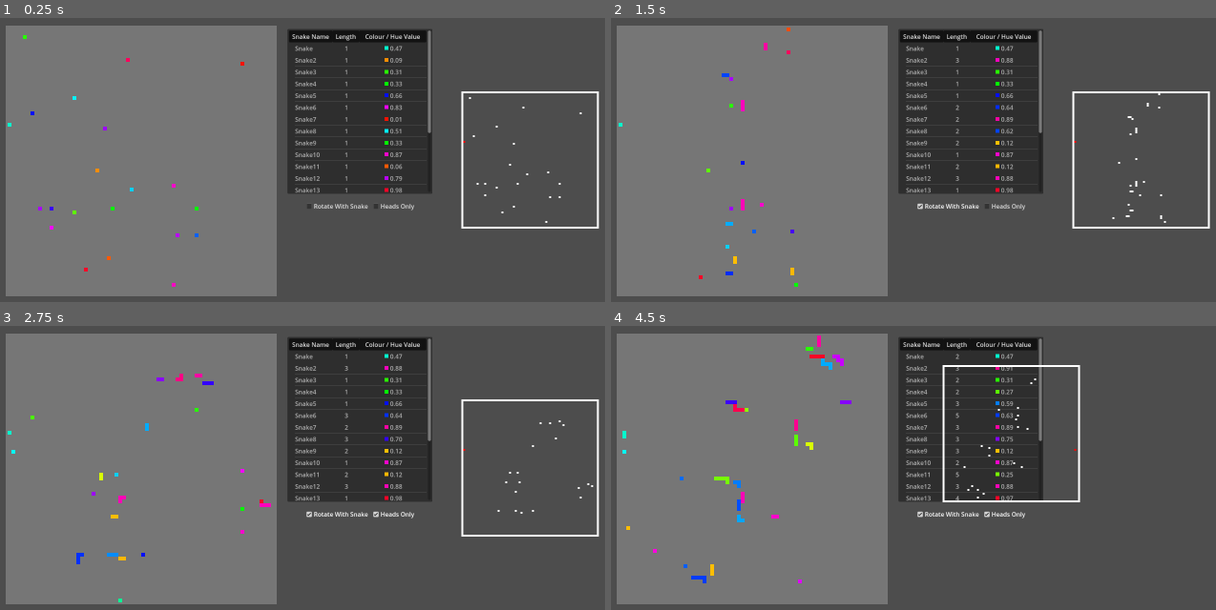
Above: before the commit, frames 1-4 (two rows, left to right).
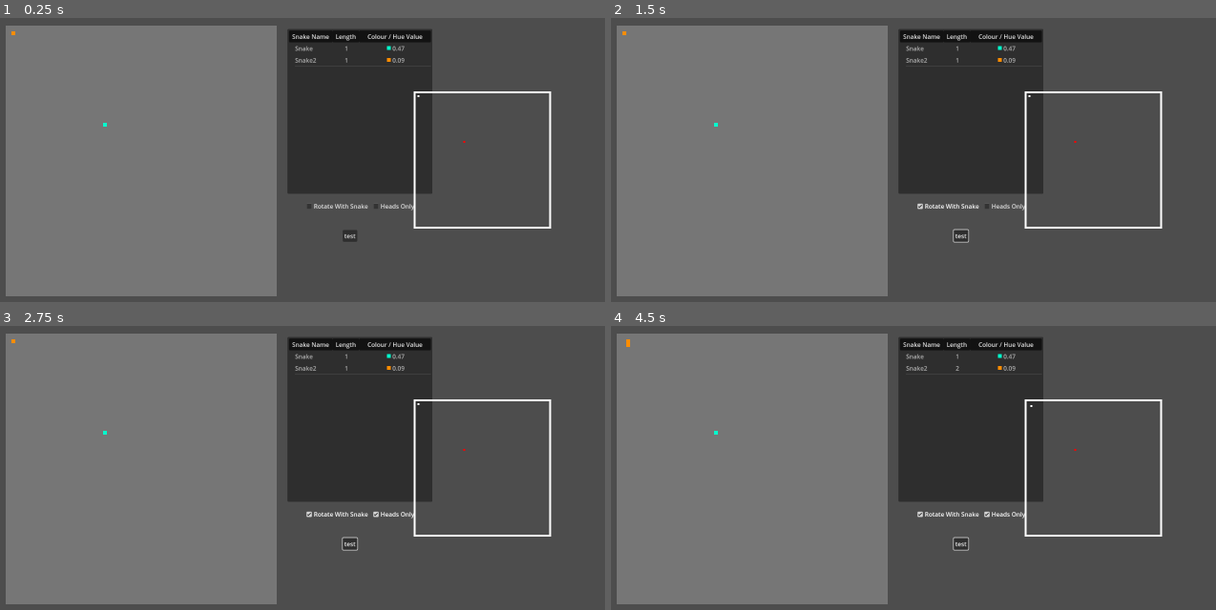
Above: after the commit, the same moments.

Repository: kwdChan/Snake-World
Game: Godot game, scene res://main.tscn
The game is run twice, just before and just after one commit, with the same random seed, the same clock (stepped at 60 frames per second) and the same inputs.
Inputs (mouse positions are in pixels of both pictures, inside the frame that each line leads up to):
- Up to frame 1 (0.25 s): no input
- Up to frame 2 (1.5 s): click (961, 236) at 0.5 s, where only the run after the commit has a clickable "test"; click "Rotate With Snake" at 1.25 s
- Up to frame 3 (2.75 s): click "Heads Only" at 2 s
- Up to frame 4 (4.5 s): hold Right (ui_right) 2.78-3.53 s; hold Down (ui_down) 3.53-4.28 s; hold Right (ui_right) from 4.28 s (still down)

The runs differ from the first frame. In frame 1, 2.7% of the frame differs, in the area x 1-100%, y 4-95%; in frame 2, 2.8%; in frame 3, 2.9%; in frame 4, 3.6%, in the area x 1-92%, y 3-91%.

Commit message:
communication using websocket

Diff:
--- /dev/null
+++ b/TestButton.gd
@@ -0,0 +1,17 @@
+extends Button
+
+
+# Called when the node enters the scene tree for the first time.
+func _ready():
+	pass
+
+
+func _process(delta):
+	pass
+
+
+func _on_pressed():
+	print('pressed')
+	var ws_client = WSClient.new()
+	add_child(ws_client)
+	#print(ws_client)
--- a/env.gd
+++ b/env.gd
@@ -13,8 +13,8 @@
 const SNAKE_SCENE := preload("res://snake.tscn") as PackedScene
 
 const ECO_PARAMS = {
-	N_SNAKE = 20,
-	FOOD_INTERVAL = .1
+	N_SNAKE = 0,
+	FOOD_INTERVAL = 10
 }
 
 # action plans
@@ -23,12 +23,15 @@
 	UserInput = preload("res://snake_action_plan/user_input.gd"),
 	NoStupid = preload("res://snake_action_plan/no_stupid.gd"),
 	FindFood = preload("res://snake_action_plan/find_food.gd"),
+	RemoteControl = preload("res://snake_action_plan/remote_control.gd")
 }
 
 var all_snakes: Array[Types.Snake] = []
 var all_foods: Array[Types.Snake] = []
 
 @onready var world_boundry_grids: Array[Vector2i] = _cal_world_boundry_grids()
+@onready var ws_client := WSClient.new()
+
 
 
 func get_all_foods() -> Array[Types.Snake]:
@@ -45,9 +48,18 @@
 
 
 func _ready():
+
+	add_child(ws_client)
+
 	$SnakeSpawnTimer.set_wait_time(ECO_PARAMS.FOOD_INTERVAL)
 	$SnakeSpawnTimer.start()
-	new_snake(Vector2i(0,25)).use_action_plan(ACTION_PLANS.UserInput)
+
+	RemoteControl.use_for_snake(new_snake(Vector2i(25,25)), ws_client, self)
+
+	new_snake(Vector2i(1,1)).use_action_plan(ACTION_PLANS.UserInput)
+
+
+
 	for i in range(ECO_PARAMS.N_SNAKE-1):
 		new_snake()
 	draw_world_boundary()
--- a/env.tscn
+++ b/env.tscn
@@ -8,7 +8,7 @@
 
 [node name="WorldBoundary" type="Polygon2D" parent="."]
 color = Color(1, 1, 1, 0.231373)
-polygon = PackedVector2Array(0, 0, 510, 0, 510, 210, 0, 210)
+polygon = PackedVector2Array(0, 0, 710, 0, 710, 710, 0, 710)
 script = ExtResource("2_7nmy2")
 
 [node name="SnakeSpawnTimer" type="Timer" parent="."]
--- a/main.tscn
+++ b/main.tscn
@@ -1,9 +1,10 @@
-[gd_scene load_steps=5 format=3 uid="uid://cvdygx7njshus"]
+[gd_scene load_steps=6 format=3 uid="uid://cvdygx7njshus"]
 
 [ext_resource type="Script" path="res://main.gd" id="1_1l1ld"]
 [ext_resource type="PackedScene" uid="uid://g74wtsii2osk" path="res://env.tscn" id="1_w022d"]
 [ext_resource type="Script" path="res://SnakeTable.gd" id="2_4x04g"]
 [ext_resource type="Script" path="res://Vision.gd" id="2_7ybtq"]
+[ext_resource type="Script" path="res://TestButton.gd" id="5_frw82"]
 
 [node name="Main" type="Control"]
 layout_mode = 3
@@ -53,6 +54,16 @@
 focus_mode = 0
 text = "Heads Only"
 
+[node name="TestButton" type="Button" parent="."]
+layout_mode = 0
+offset_left = 903.0
+offset_top = 556.0
+offset_right = 941.0
+offset_bottom = 587.0
+text = "test"
+script = ExtResource("5_frw82")
+
 [connection signal="item_selected" from="SnakeTable" to="." method="_on_snake_table_item_selected"]
 [connection signal="toggled" from="Vision/VisionControl/VisionRotate" to="." method="_on_vision_rotate_toggled"]
 [connection signal="toggled" from="Vision/VisionControl/VisionShowFood" to="." method="_on_vision_show_food_toggled"]
+[connection signal="pressed" from="TestButton" to="TestButton" method="_on_pressed"]
--- /dev/null
+++ b/network/ws_client.gd
@@ -0,0 +1,38 @@
+class_name WSClient
+extends Node
+
+signal socket_closed
+signal message_received(receiver_id, tag, message)
+
+var received_messsages: Array[Dictionary] = []
+var socket = WebSocketPeer.new()
+var state
+var open := false
+
+func _ready():
+	socket.connect_to_url("ws://localhost:8001")
+
+
+func _process(delta):
+	socket.poll()
+
+	state = socket.get_ready_state()
+	if state == WebSocketPeer.STATE_OPEN:
+		open = true
+		while socket.get_available_packet_count():
+			var data = JSON.parse_string(socket.get_packet().get_string_from_utf8())
+			message_received.emit(data.receiver_id, data.tag, data.message, )
+
+	elif state == WebSocketPeer.STATE_CLOSING:
+		open=false
+		pass
+
+	elif state == WebSocketPeer.STATE_CLOSED:
+		open = false
+		socket_closed.emit()
+		set_process(false)
+
+func send(message, tag, receiver_id):
+
+	assert (state == WebSocketPeer.STATE_OPEN)
+	socket.send_text(JSON.stringify({tag=tag, message=message, receiver_id=receiver_id}))
--- a/snake.gd
+++ b/snake.gd
@@ -71,6 +71,12 @@
 	action_plan = PlanClass.new()
 	add_child(action_plan)
 	$SnakeActionTimer.start()
+
+func use_action_plan_obj(obj: ActionPlan):
+	action_plan = obj
+	#add_child(obj)
+	$SnakeActionTimer.start()
+
 
 func _on_node_eaten(node_idx):
 	if node_idx == 0:
@@ -152,3 +158,16 @@
 		transformed.append(Vector2i(round(_temp)))
 
 	return transformed
+
+
+
+func get_sensory_info() -> Dictionary:
+	"""
+	text to Array[Vector2i]
+	"""
+	return {
+		body = to_perspective(get_body_grids()),
+		no_go = to_perspective(_env.world_boundry_grids),
+		edible = to_perspective(_env.get_edible_grids()),
+		inedible = to_perspective(_env.get_inedible_grids()),
+	}
--- /dev/null
+++ b/snake_action_plan/remote_control.gd
@@ -0,0 +1,52 @@
+class_name RemoteControl
+extends ActionPlan
+
+var ws_client: WSClient
+
+var responses: Array[Dictionary] = []
+
+@onready var id = str(get_instance_id())
+
+func use_ws_client(_ws_client:WSClient):
+	ws_client = _ws_client
+	ws_client.message_received.connect(_on_message)
+
+
+func get_next_action(_snake: Snake):
+	if (not ws_client.open) :
+		return Action.STAY
+
+	var data = _snake.get_sensory_info()
+	data['time'] = Time.get_ticks_msec()
+
+	ws_client.send(
+		JSON.stringify(data),
+		"RemoteControl",
+		id
+	)
+	var res = responses.pop_front()
+	if res:
+		var t = Time.get_ticks_msec()
+
+		print(t - res.time)
+		return res.action
+	else:
+		return Action.STAY
+
+
+func _on_message(receiver_id, tag, message):
+
+
+	if not receiver_id == id:
+		return
+
+	responses.append({time = message.time, action = message.action})
+
+
+
+static func use_for_snake(_snake, _ws_client, _env):
+	var plan = RemoteControl.new()
+
+	_env.add_child(plan)
+	plan.use_ws_client(_ws_client)
+	_snake.use_action_plan_obj(plan)
